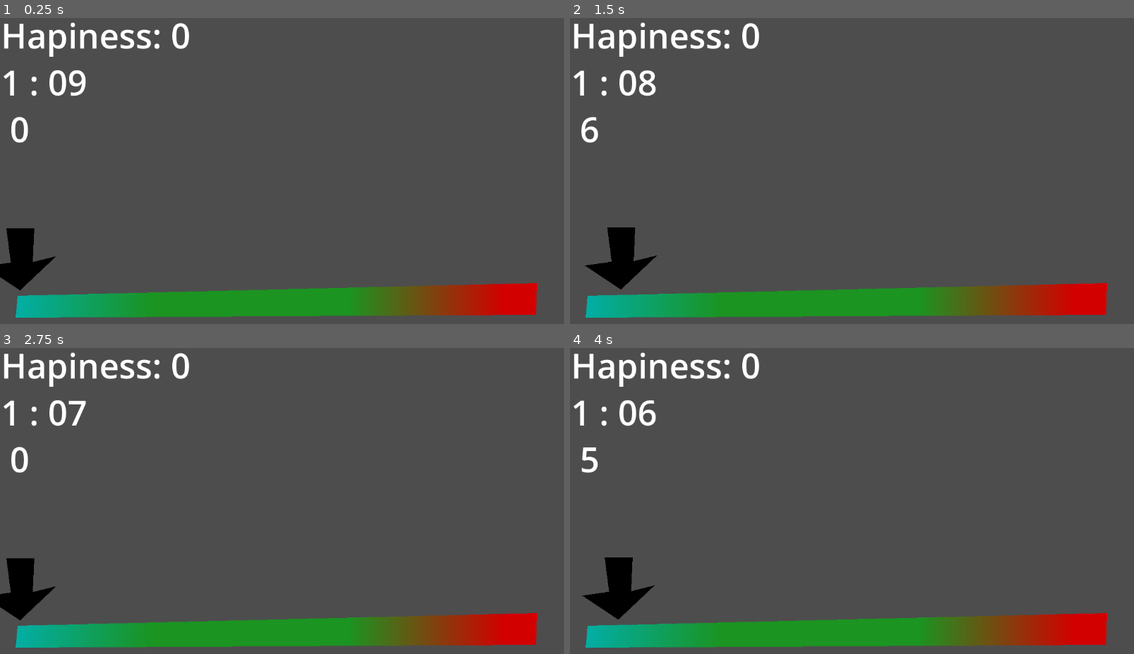
Above: before the commit, frames 1-4 (two rows, left to right).
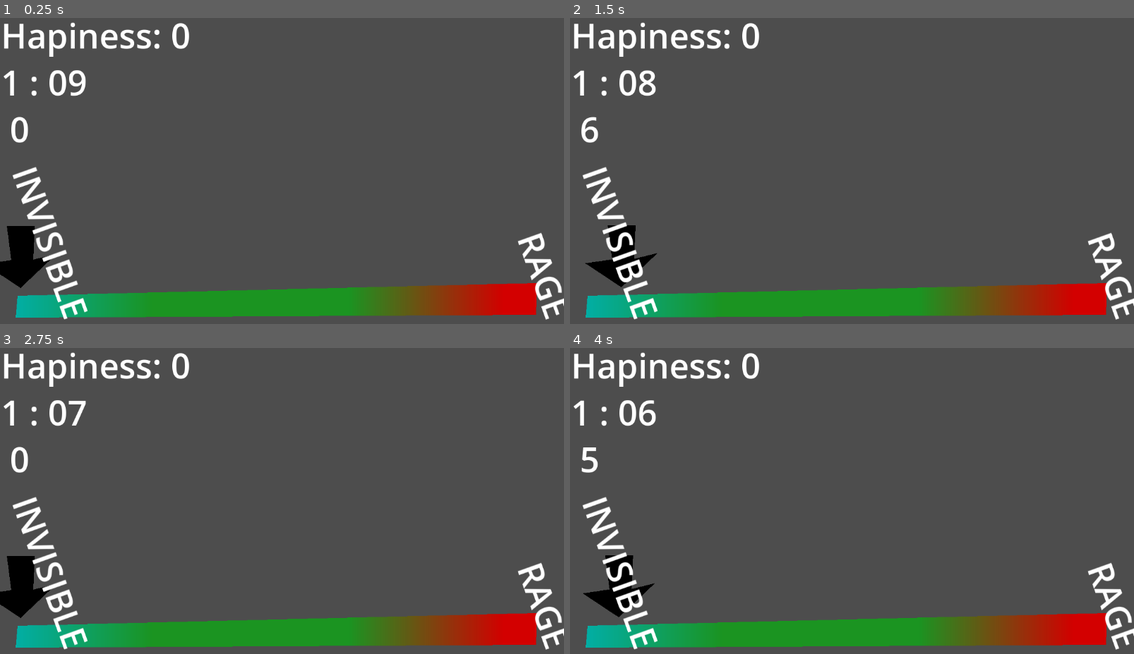
Above: after the commit, the same moments.

Repository: NamespaceV/Emo
Game: Godot game, scene res://main_scene.tscn
Two runs of this game, one before a commit and one after it. Both use one fixed random seed, a clock stepped at 60 frames per second and the inputs below.
Inputs:
- Up to frame 1 (0.25 s): no input
- Up to frame 2 (1.5 s): tap Enter at 0.5 s; tap Space (main_action) at 0.6, 1.35 s
- Up to frame 3 (2.75 s): tap Space (main_action) at 2, 2.1 s
- Up to frame 4 (4 s): tap Space (main_action) at 2.85, 3.6 s; tap Enter at 3.5 s

The runs differ from the first frame. In frame 1, 1.8% of the frame differs, in the area x 0-100%, y 48-99%; in frame 2, 1.9%, in the area x 2-100%, y 48-99%; in frame 3, 1.8%; in frame 4, 1.9%.

Commit message:
arrow parented on bar

Diff:
--- a/game.gd
+++ b/game.gd
@@ -4,10 +4,10 @@
 ## 100 = all bar in 1 s
 const SPEED = 30
 
-var BAR_START = Vector2(42,573)
-var BAR_END = Vector2(1094,544)
+var BAR_START = Vector2(136,509)
+var BAR_END = Vector2(1187,485)
 
-@onready var arrow : Polygon2D = $Arrow
+@onready var arrow : Polygon2D = $Bar/Arrow
 @onready var happy : RichTextLabel = $Hapiness
 
 var arrow_pct : float
--- a/main_scene.tscn
+++ b/main_scene.tscn
@@ -19,8 +19,8 @@
 texture_scale = Vector2(0.25, 0.25)
 polygon = PackedVector2Array(129, 524, 1190, 498, 1188, 563, 125, 569)
 
-[node name="Arrow" type="Polygon2D" parent="."]
-position = Vector2(1094, 544)
+[node name="Arrow" type="Polygon2D" parent="Bar"]
+position = Vector2(136, 509)
 color = Color(0, 0, 0, 1)
 offset = Vector2(-371, -555)
 polygon = PackedVector2Array(342, 427, 399, 427, 396, 496, 444, 484, 370, 554, 296, 505, 351, 497)
@@ -33,3 +33,21 @@
 theme_override_font_sizes/normal_font_size = 70
 text = "Hapiness: 0000
 debug info"
+
+[node name="RAGE" type="RichTextLabel" parent="."]
+offset_left = 1126.0
+offset_top = 440.0
+offset_right = 1365.0
+offset_bottom = 543.0
+rotation = 1.22727
+theme_override_font_sizes/normal_font_size = 70
+text = "RAGE"
+
+[node name="RAGE2" type="RichTextLabel" parent="."]
+offset_left = 94.0
+offset_top = 305.0
+offset_right = 440.0
+offset_bottom = 408.0
+rotation = 1.22727
+theme_override_font_sizes/normal_font_size = 70
+text = "INVISIBLE"
